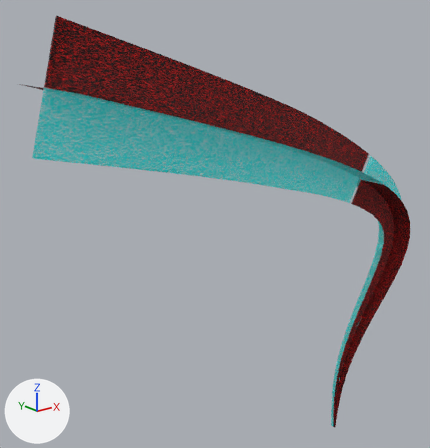
The FBX model Binary_DX11/Client/Bin/Resources/Models/Effect/SM_Swirl_03_RSW.fbx, before and after one commit.
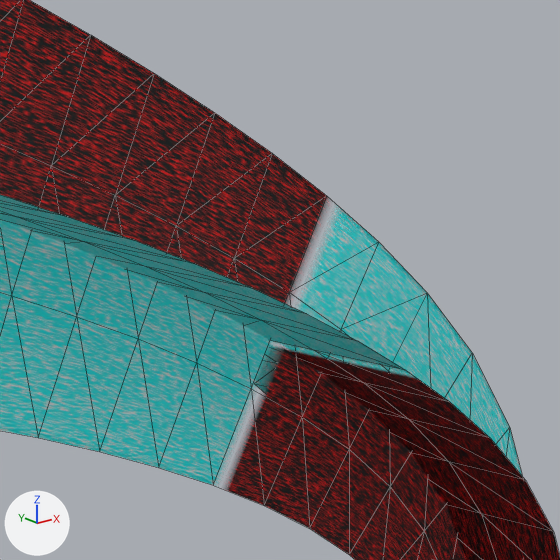
The first picture shows the older version from a camera (50 mm lens) standing at (-3.68, -2.9, 3.33) and looking at (-1.1, 0.32, 2.04). The close-ups show both versions on the part from 73% to 95% of the width and 27% to 48% of the height of that picture; other places that the commit changed are outside them. Arrows for +X, +Y and +Z are at lower left; the lights stay in place. The close-ups show mesh edges as thin lines. Where no turn or scale is listed for an object, it has been applied to the vertices.

Objects in the first close-up: 'SM_Swirl_03_RSW'.
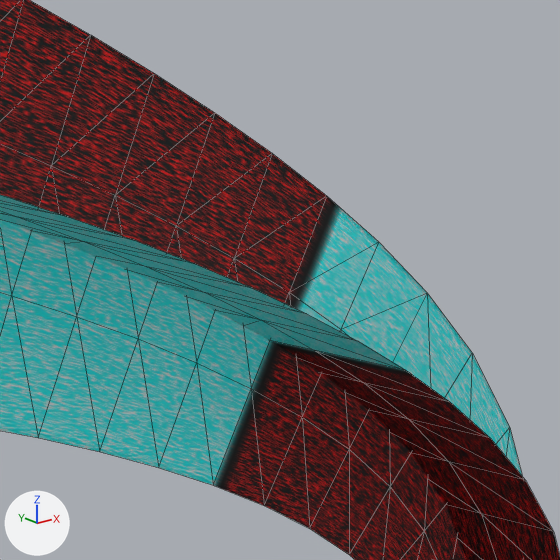
Patch to the scene script:
```diff
--- a/Binary_DX11/Client/Bin/Resources/Models/Effect/SM_Swirl_03_RSW.fbx.py
+++ b/Binary_DX11/Client/Bin/Resources/Models/Effect/SM_Swirl_03_RSW.fbx.py
@@ mat_worldgridmaterial @@
 n2 = _N.new('ShaderNodeTexImage'); n2.name = 'Image Texture'
 n0 = _N.new('ShaderNodeBsdfPrincipled'); n0.name = 'Principled BSDF'
 _L.new(n2.outputs[0], n0.inputs[0])  # 'Color' to 'Base Color'
-_L.new(n2.outputs[1], n0.inputs[4])  # 'Alpha' to 'Alpha'
 _L.new(n3.outputs[0], n4.inputs[1])  # 'Color' to 'Color'
```

Changed parts and their boxes (x1, y1, x2, y2) in the close-ups (560 x 560 px):
'SM_Swirl_03_RSW', surface changed
    both: (45, 195, 560, 559)
